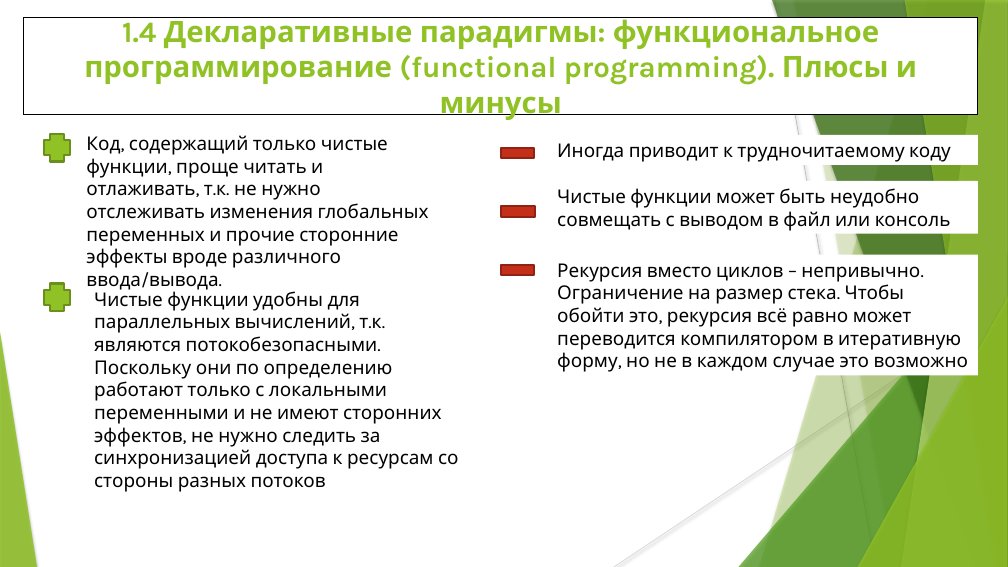
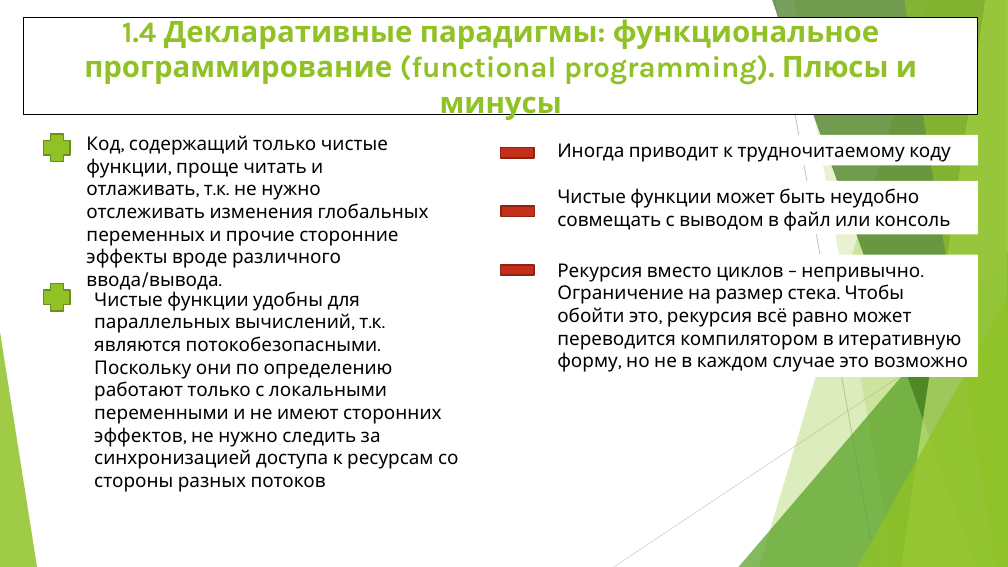
Before and after one commit to WhiteCatStudies/lectures, a slide deck: slide 15 of pt1/lectures/lecture1/lecture1.pptx. Drawn at 1008x567 pixels with LibreOffice and Linux fonts; fonts in the diff are those of the drawing. Boxes give left, top, right and bottom in pixels: in the first picture for what was removed or moved away, otherwise in the second. Text is boxed around its words. In the diff, an @@ line names an element or a change of style, - is before the commit and + after.

```diff
--- a/pt1/lectures/lecture1/lecture1.pptx
+++ b/pt1/lectures/lecture1/lecture1.pptx
@@ line (775, 0) - (876, 567): stroke #BFBFBF 0.74 pt to #BFBFBF 0.75 pt @@
@@ freeform shape at (794, 0, 1008, 567): shadow off; outline redrawn @@
@@ shadow off in 6 elements at (759, 0, 1008, 567), (739, 252, 1008, 567), (772, 0, 1008, 567), (901, 0, 1008, 567), (904, 0, 1008, 567), (858, 297, 1008, 567) @@
@@ line (1008, 305) - (614, 567): stroke #D9D9D9 0.74 pt to #D9D9D9 0.75 pt @@
```
Also in this commit, not shown: 29 other slides changed, 1 slide added.
